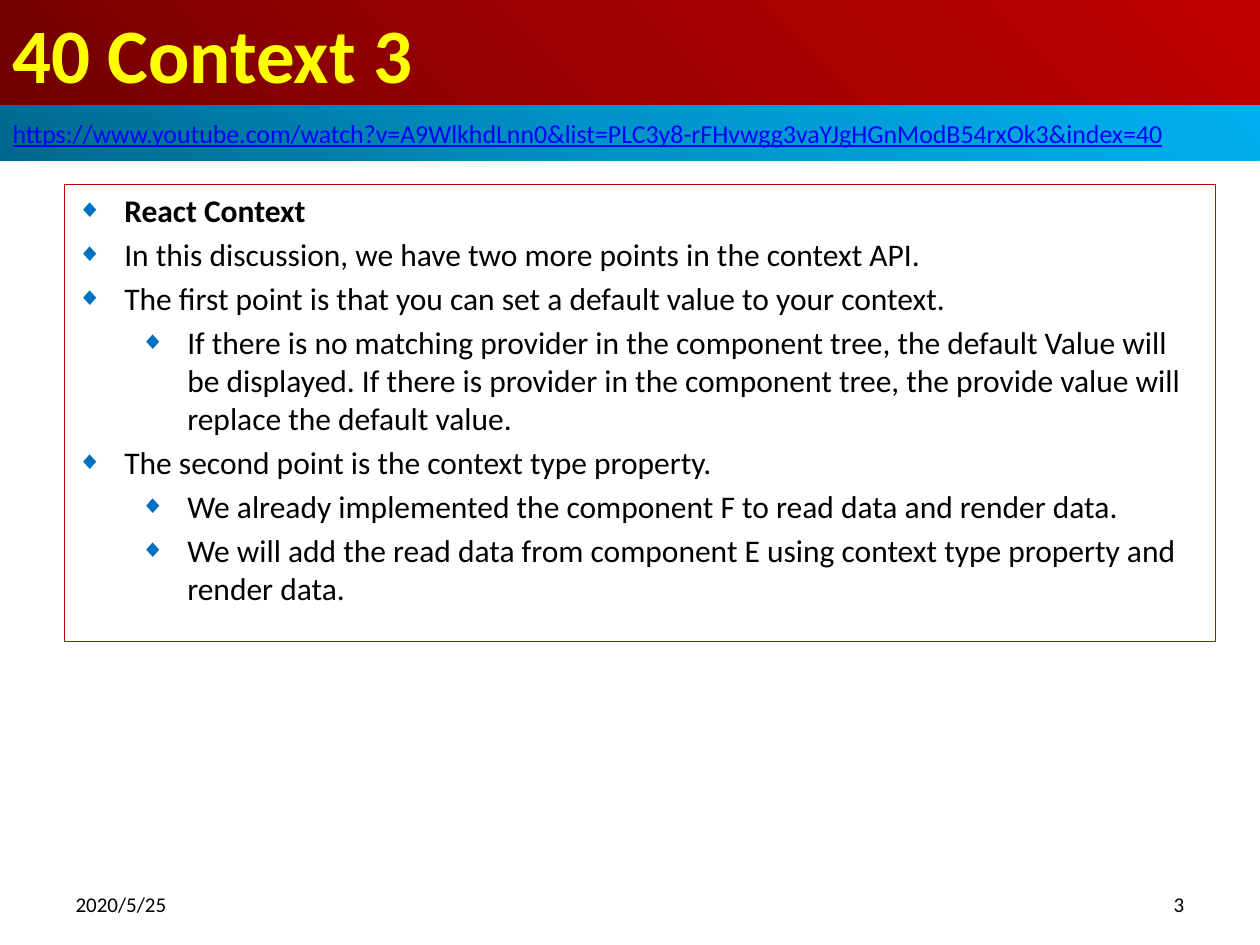
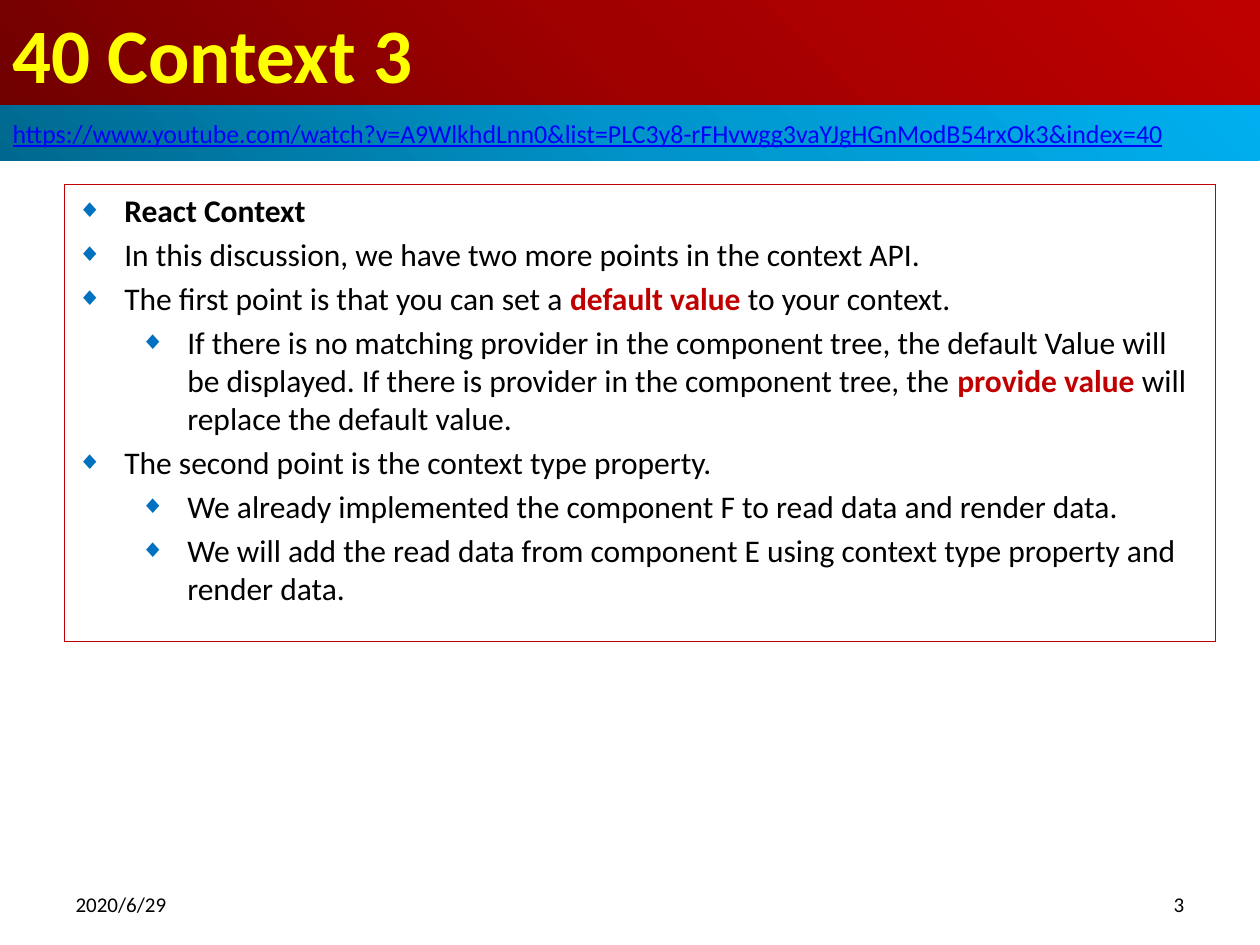
Before and after one commit to peterhchen/800-React-Hook, a slide deck: slide 3 of 40_Context3.pptx. Drawn at 1260x945 pixels with LibreOffice and Linux fonts; fonts in the diff are those of the drawing. Boxes give left, top, right and bottom in pixels: in the first picture for what was removed or moved away, otherwise in the second. Text is boxed around its words. In the diff, an @@ line names an element or a change of style, - is before the commit and + after.

```diff
--- a/40_Context3.pptx
+++ b/40_Context3.pptx
@@ subtitle at (x1=124, y1=288, x2=1186, y2=435): text colour #000000 to #C00000, bold on in "default value", "provide value" @@
@@ text at (x1=76, y1=897, x2=167, y2=913): text changed @@
-2020/5/25
+2020/6/29
```
Also in this commit, not shown: 21 other slides changed, 2 slides added.
